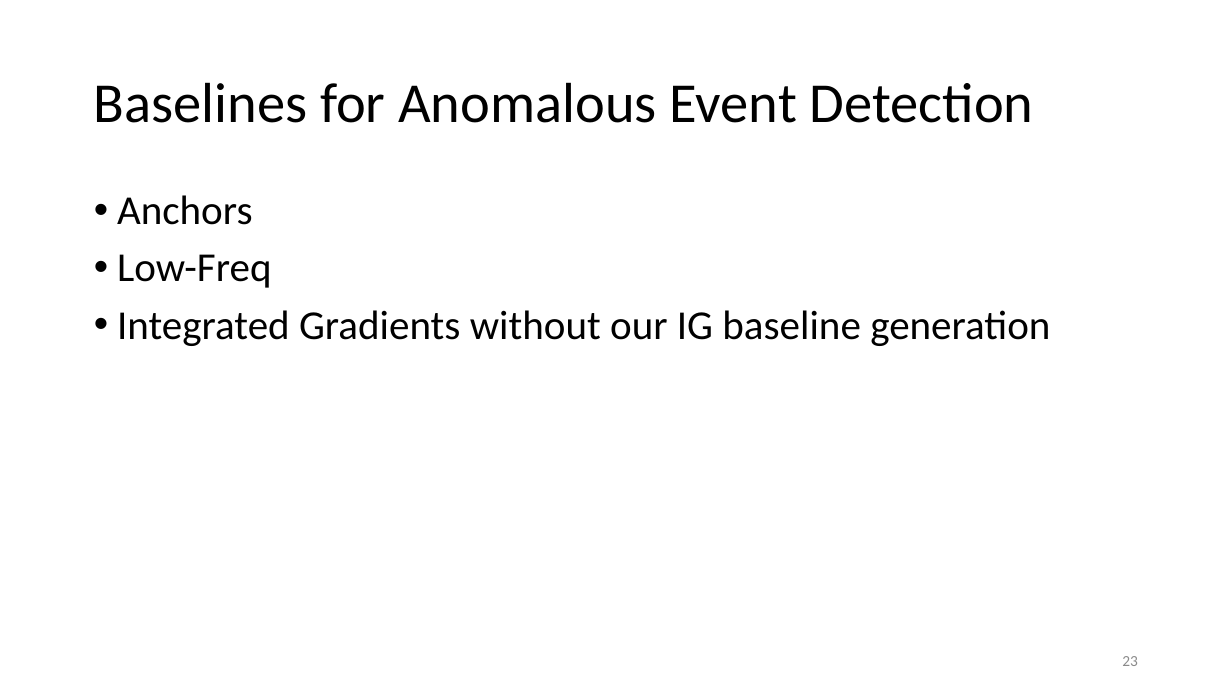
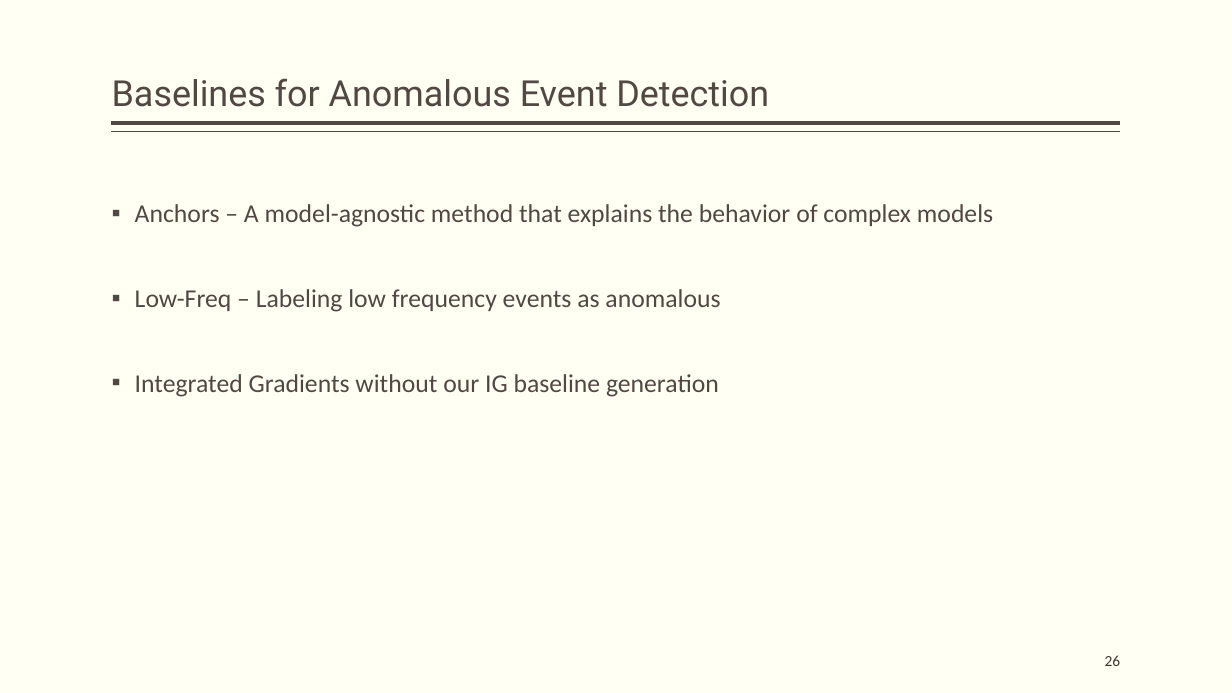
Before and after one commit to hanxiao0607/others, a slide deck: slide 26 of InterpretableSAD.pptx (slide 23 before the commit). Drawn at 1232x693 pixels with LibreOffice and Linux fonts; fonts in the diff are those of the drawing. Boxes give left, top, right and bottom in pixels: in the first picture for what was removed or moved away, otherwise in the second. Text is boxed around its words. In the diff, an @@ line names an element or a change of style, - is before the commit and + after.

```diff
--- a/InterpretableSAD.pptx
+++ b/InterpretableSAD.pptx
@@ background #FFFFFF to #FFFFF3 @@
@@ title "Baselines for Anomalous Event Detection": place and size @@
-title "Baselines for Anomalous Event Detection" at <box>94,82,1034,123</box>
+title "Baselines for Anomalous Event Detection" at <box>112,78,769,107</box>
@@ title "Baselines for Anomalous Event Detection" at <box>112,78,769,107</box>: size 44 to 28 pt, font Calibri to Roboto, text colour #000000 to #514843; vertical alignment middle to bottom @@
@@ line added from (1121, 123) to (112, 123), #514843 3 pt @@
@@ line added from (1121, 132) to (112, 132), #514843 1 pt @@
@@ text "Anchors – A model-agnostic method ...": place and size @@
-text "Anchors – A model-agnostic method ..." at <box>117,195,1050,346</box>
+text "Anchors – A model-agnostic method ..." at <box>135,204,993,397</box>
@@ text at <box>135,204,993,312</box>: text changed; size 32 to 20 pt; text colour #000000 to #514843 @@
-• Anchors
-• Low-Freq
+▪ Anchors – A model-agnostic method that explains the behavior of complex models
+▪ Low-Freq – Labeling low frequency events as anomalous
@@ text at <box>135,374,719,397</box>: size 32 to 20 pt, text colour #000000 to #514843 in "Integrated Gradients without our IG baseline generation"; bullet • to ▪; line spacing 0.9 to 2; more space between paragraphs @@
@@ page number at <box>1105,655,1121,666</box>: text changed; text colour #8C8C8C to #3D3632 @@
-23
+26
```
Also in this commit, not shown: 25 other slides changed, 5 slides added, 5 slides removed, 1 other file.
